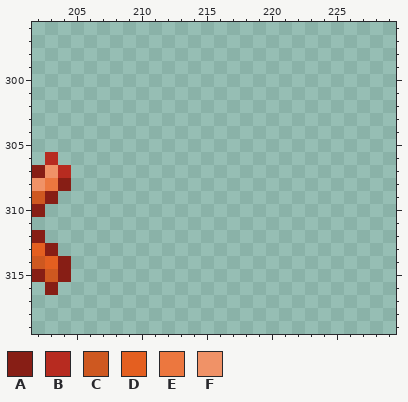
Pixel-art file, stored at src/Sprites_16.aseprite. That is the earlier state.
320x320 pixels, 1 frame. Colours within 5 levels of each other are drawn and written as one. Shown: x 202..229, y 296..319.
Palette (. is transparent): A #871e15  B #b72b20  C #ce5820  D #e45f20  E #ec773f  F #f09267
Pixels before, first column x 202:
306 .B.
307 AFB
308 FEA
309 CA.
310 A..
311 ...
312 A..
313 DA.
314 CDA
315 ACA
316 .A.
New version:
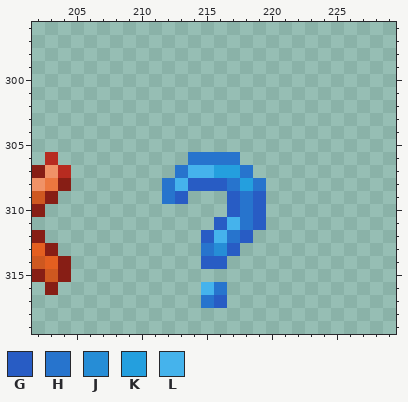
Colours new in this view: G #285cc4  H #2774cd  J #268dd6  K #249fde  L #45b3ec
The edit:
y 306: x 214..217 .... -> HHHH
y 307: x 213..218 ...... -> HLLKKH
y 308: x 212..219 ........ -> HLGGGHKH
y 309: x 212..213 .. -> HG; x 217..219 ... -> GHG
y 310: x 217..219 ... -> GHG
y 311: x 216..219 .... -> GLHG
y 312: x 215..218 .... -> GLHG
y 313: x 215..217 ... -> HJG
y 314: x 215..216 .. -> GG
y 316: x 215..216 .. -> LH
y 317: x 215..216 .. -> HG
Boxes around the changes in both pictures, in picture pixels (x1, y1, x2, y2):
added: (162, 152, 266, 308)
